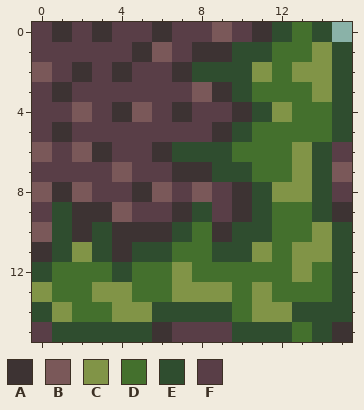
Edited in one commit: pixel-art sprite (assets/tiles/grass/bottomrightcorner.png). The picture above is the old version.
The file is 32x32 pixels, drawn in blocks of 2x2; one block is one cell here.
Palette (. is transparent): A #3d3333  B #7a5859  C #819447  D #44702d  E #2f4d2f  F #593e47
Pixels before, first column x 0:
 0 FAFAFFAFFBFAEDE.
 1 FFFFFABFAAEEDDCE
 2 BFAFAFFAEEECDCCE
 3 FAFFFFFFBAEDDDCE
 4 FFBFABFAFFAECDDE
 5 FAFFFFFFFAEDDDDE
 6 BFBAFFAEEEDDDCEF
 7 FFFFBFFAAEEDDCEB
 8 BABFFABFBFAECCEF
 9 FEAABFFAEFAEDDEA
10 BEAEAAAEDAEEDDCE
11 AECEAEEDDEECDCCE
12 EDDDEDDCDDDDDCDE
13 CDDCCDDCCCDCDDDE
14 ECDDCCEEEEDCCEEE
15 FEEEEEAFFFEEEDEA
After the commit:
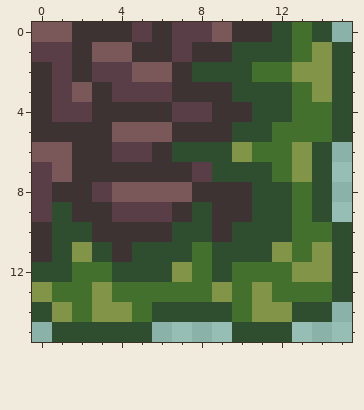
The exact change:
{"y":0,"x":0,"old":"FAF","new":"BBA"}
{"y":0,"x":4,"old":"F","new":"A"}
{"y":0,"x":10,"old":"F","new":"A"}
{"y":1,"x":2,"old":"FFF","new":"ABB"}
{"y":1,"x":6,"old":"B","new":"A"}
{"y":1,"x":12,"old":"D","new":"E"}
{"y":2,"x":0,"old":"B","new":"A"}
{"y":2,"x":4,"old":"AFF","new":"FBB"}
{"y":2,"x":11,"old":"C","new":"D"}
{"y":3,"x":0,"old":"FAFF","new":"AFBA"}
{"y":3,"x":7,"old":"FB","new":"AA"}
{"y":3,"x":11,"old":"DD","new":"EE"}
{"y":4,"x":0,"old":"F","new":"A"}
{"y":4,"x":2,"old":"BF","new":"FA"}
{"y":4,"x":5,"old":"BFA","new":"AAF"}
{"y":4,"x":9,"old":"F","new":"A"}
{"y":4,"x":12,"old":"C","new":"E"}
{"y":5,"x":0,"old":"F","new":"A"}
{"y":5,"x":2,"old":"FFFFFFF","new":"AABBBAA"}
{"y":5,"x":11,"old":"D","new":"E"}
{"y":6,"x":1,"old":"FB","new":"BA"}
{"y":6,"x":10,"old":"D","new":"C"}
{"y":6,"x":15,"old":"F","new":"."}
{"y":7,"x":1,"old":"FFFBFF","new":"BAAAAA"}
{"y":7,"x":8,"old":"A","new":"F"}
{"y":7,"x":11,"old":"D","new":"E"}
{"y":7,"x":15,"old":"B","new":"."}
{"y":8,"x":0,"old":"B","new":"F"}
{"y":8,"x":2,"old":"B","new":"A"}
{"y":8,"x":4,"old":"FA","new":"BB"}
{"y":8,"x":7,"old":"FBF","new":"BAA"}
{"y":8,"x":12,"old":"CC","new":"ED"}
{"y":8,"x":15,"old":"F","new":"."}
{"y":9,"x":4,"old":"B","new":"F"}
{"y":9,"x":9,"old":"F","new":"A"}
{"y":9,"x":12,"old":"D","new":"E"}
{"y":9,"x":15,"old":"A","new":"."}
{"y":10,"x":0,"old":"B","new":"A"}
{"y":10,"x":2,"old":"AE","new":"EA"}
{"y":10,"x":8,"old":"D","new":"E"}
{"y":10,"x":12,"old":"D","new":"E"}
{"y":10,"x":14,"old":"C","new":"D"}
{"y":11,"x":7,"old":"D","new":"E"}
{"y":11,"x":11,"old":"CDC","new":"ECD"}
{"y":12,"x":1,"old":"D","new":"E"}
{"y":12,"x":5,"old":"DD","new":"EE"}
{"y":12,"x":9,"old":"D","new":"E"}
{"y":12,"x":14,"old":"D","new":"C"}
{"y":13,"x":4,"old":"C","new":"D"}
{"y":13,"x":7,"old":"CC","new":"DD"}
{"y":14,"x":3,"old":"D","new":"C"}
{"y":14,"x":5,"old":"C","new":"D"}
{"y":14,"x":15,"old":"E","new":"."}
{"y":15,"x":0,"old":"F","new":"."}
{"y":15,"x":6,"old":"AFFF","new":"...."}
{"y":15,"x":13,"old":"DEA","new":"..."}
{"label":"changed","picture_box":[32,22,352,342]}
